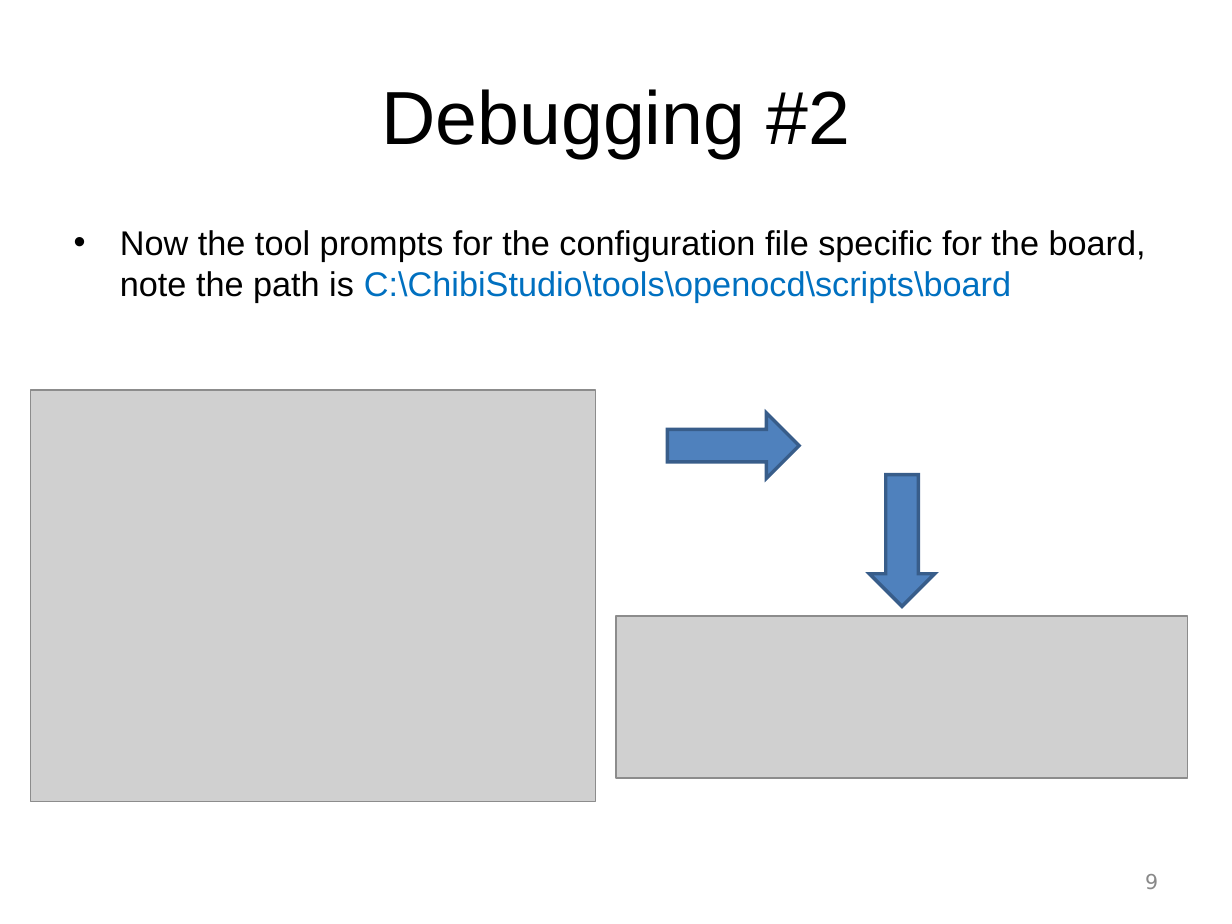
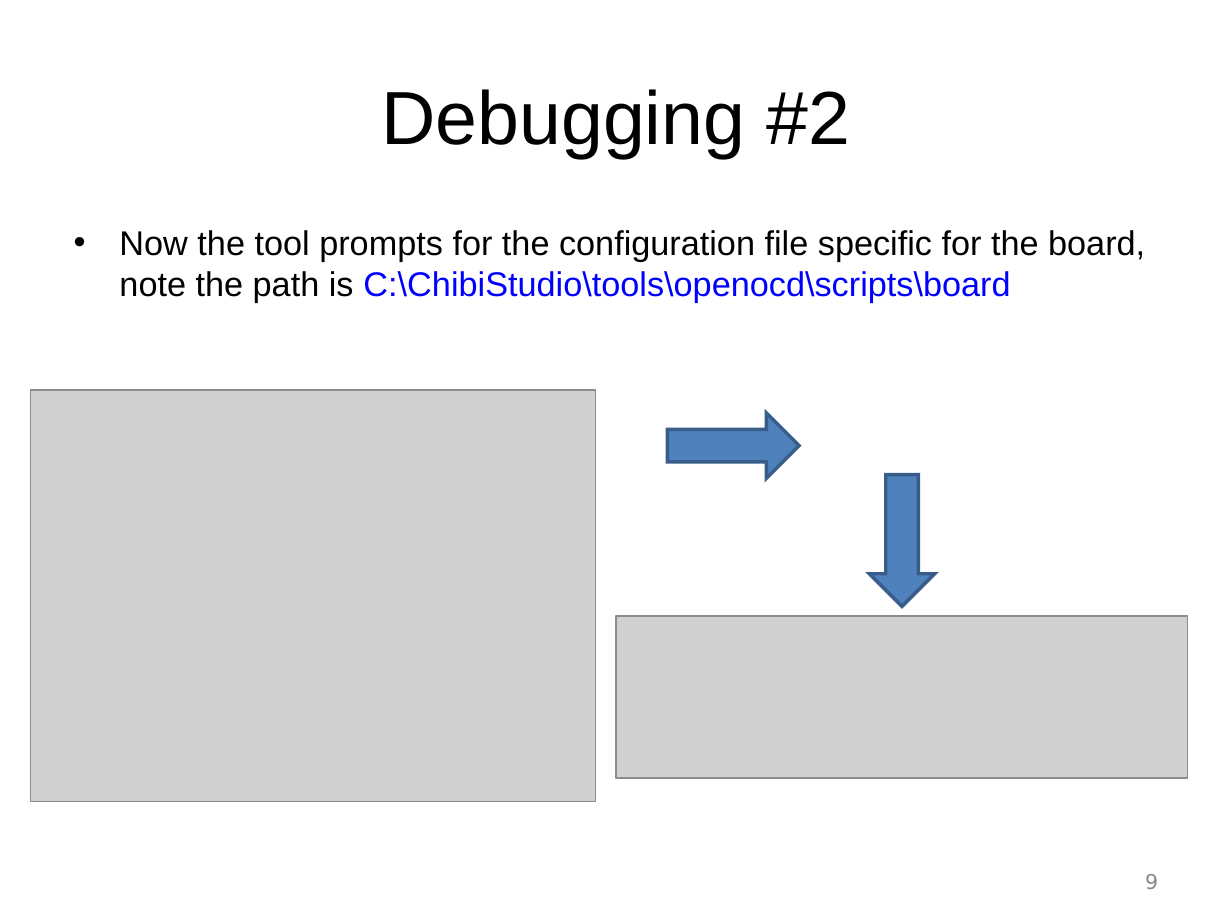
Before and after one commit to ArduPilot/ChibiOS.svn, a slide deck: slide 9 of slides_better_embedded_2012/ChibiOS-RT 4 Demo.ppt. Drawn at 1232x924 pixels with LibreOffice and Linux fonts; fonts in the diff are those of the drawing; grey boxes stand for pictures; background and template pictures are left out. Boxes give left, top, right and bottom in pixels: in the first picture for what was removed or moved away, otherwise in the second. Text is boxed around its words. In the diff, an @@ line names an element or a change of style, - is before the commit and + after.

```diff
--- a/slides_better_embedded_2012/ChibiOS-RT 4 Demo.ppt
+++ b/slides_better_embedded_2012/ChibiOS-RT 4 Demo.ppt
@@ text "Now the tool prompts for ..." at (119,230,1145,303): text colour #0070C0 to #0000FF in "C:\ChibiStudio\tools\openocd\scripts\board"; indent changed @@
```
Also in this commit, not shown: 15 other slides changed, 3 other files.
